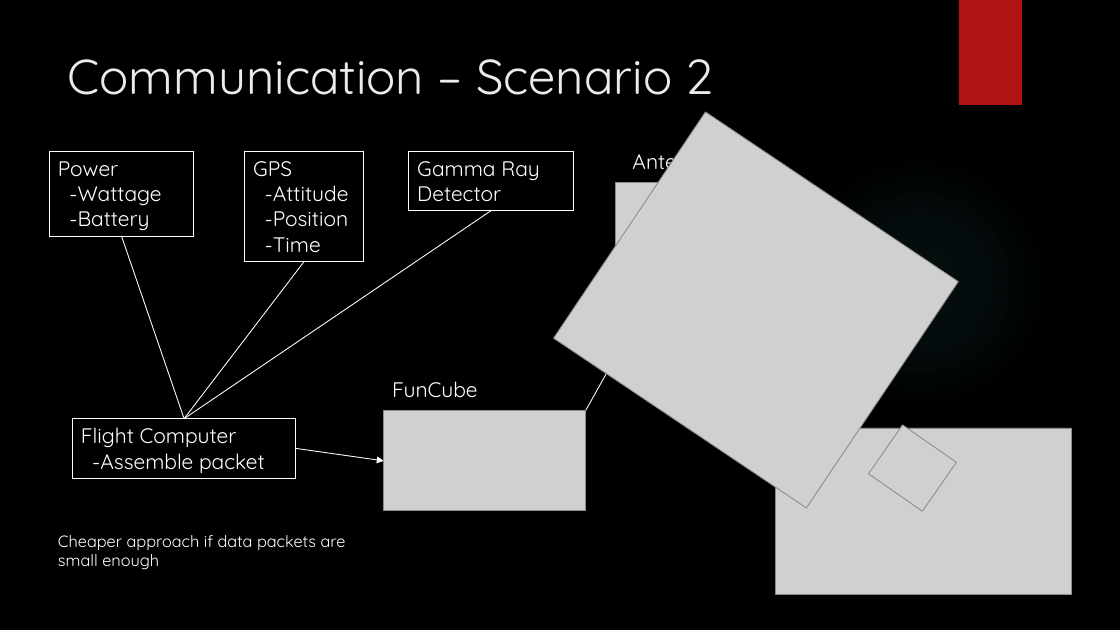
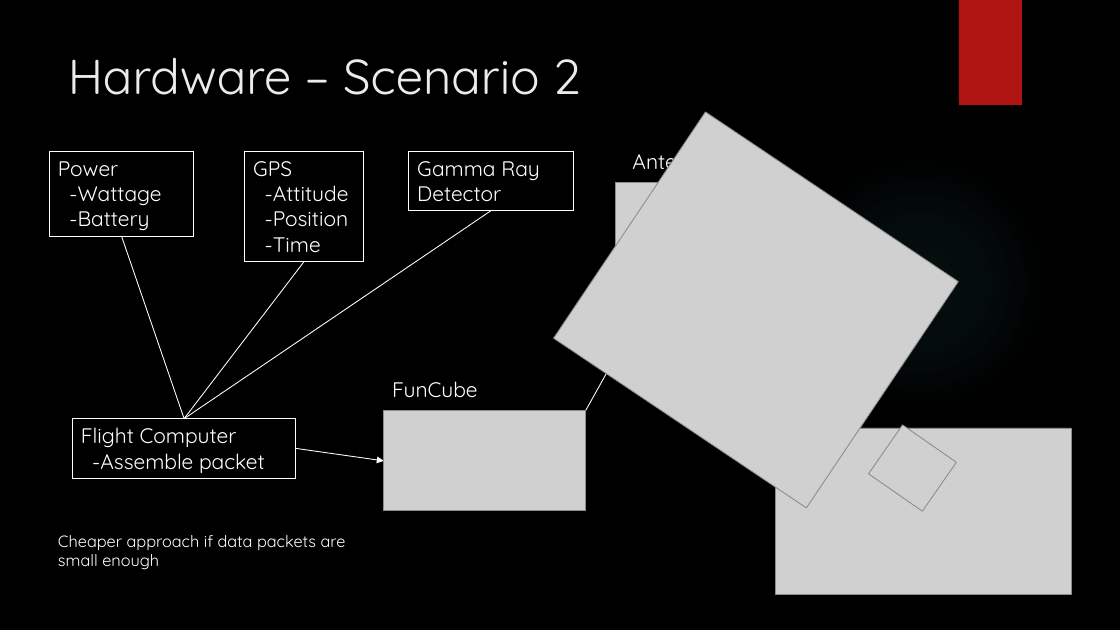
Before and after one commit to HASP-UMN/CubeSat, a slide deck: slide 20 of Presentations/PDR_Presentation.pptx. Drawn at 1120x630 pixels with LibreOffice and Linux fonts; fonts in the diff are those of the drawing; grey boxes stand for pictures; background and template pictures are left out. Boxes give left, top, right and bottom in pixels: in the first picture for what was removed or moved away, otherwise in the second. Text is boxed around its words. In the diff, an @@ line names an element or a change of style, - is before the commit and + after.

```diff
--- a/Presentations/PDR_Presentation.pptx
+++ b/Presentations/PDR_Presentation.pptx
@@ title at bbox=[68, 57, 581, 95]: text changed @@
-Communication – Scenario 2
+Hardware – Scenario 2
```
Also in this commit, not shown: 2 other slides changed, 3 slides added, 2 slides removed.
